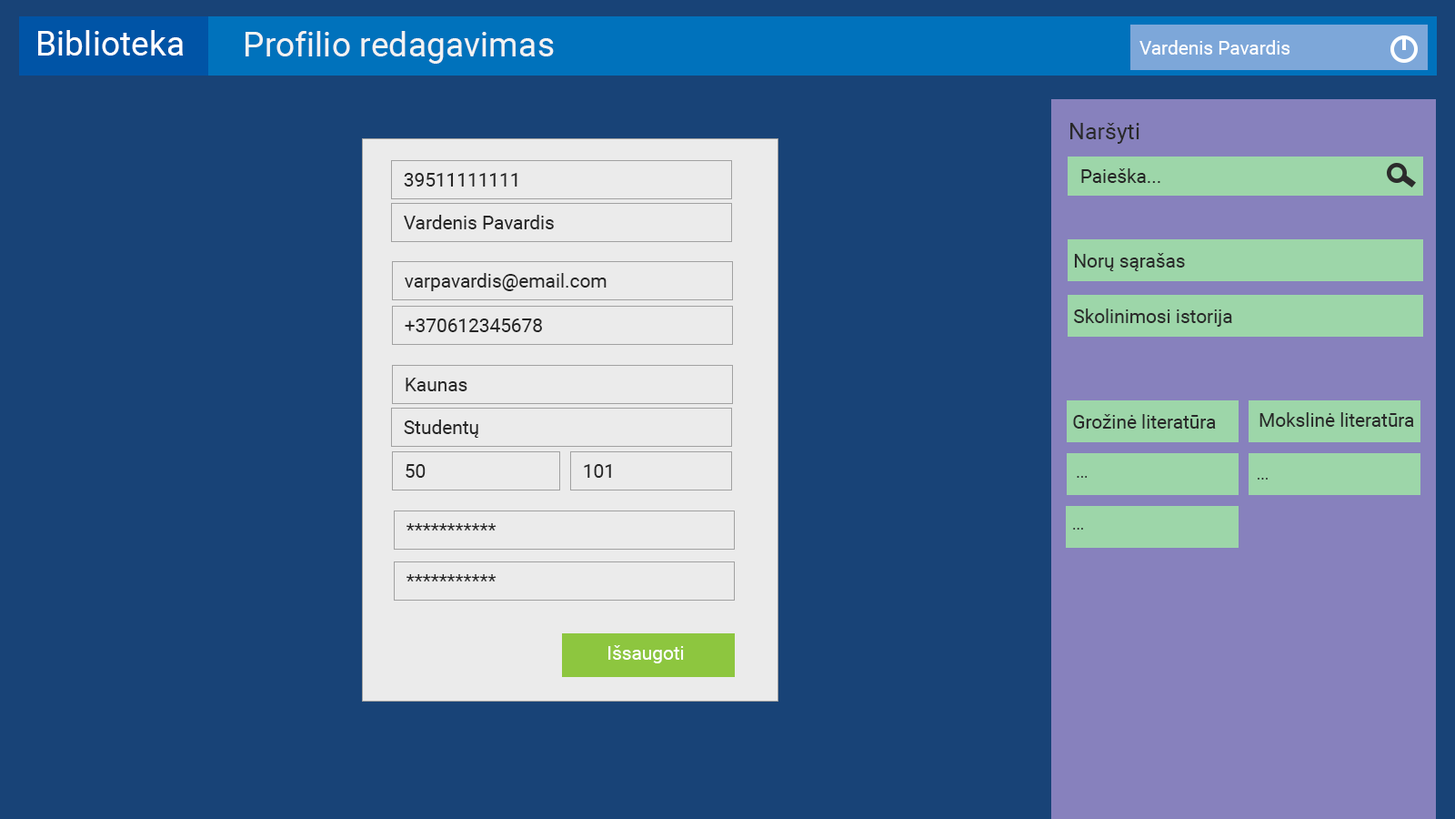
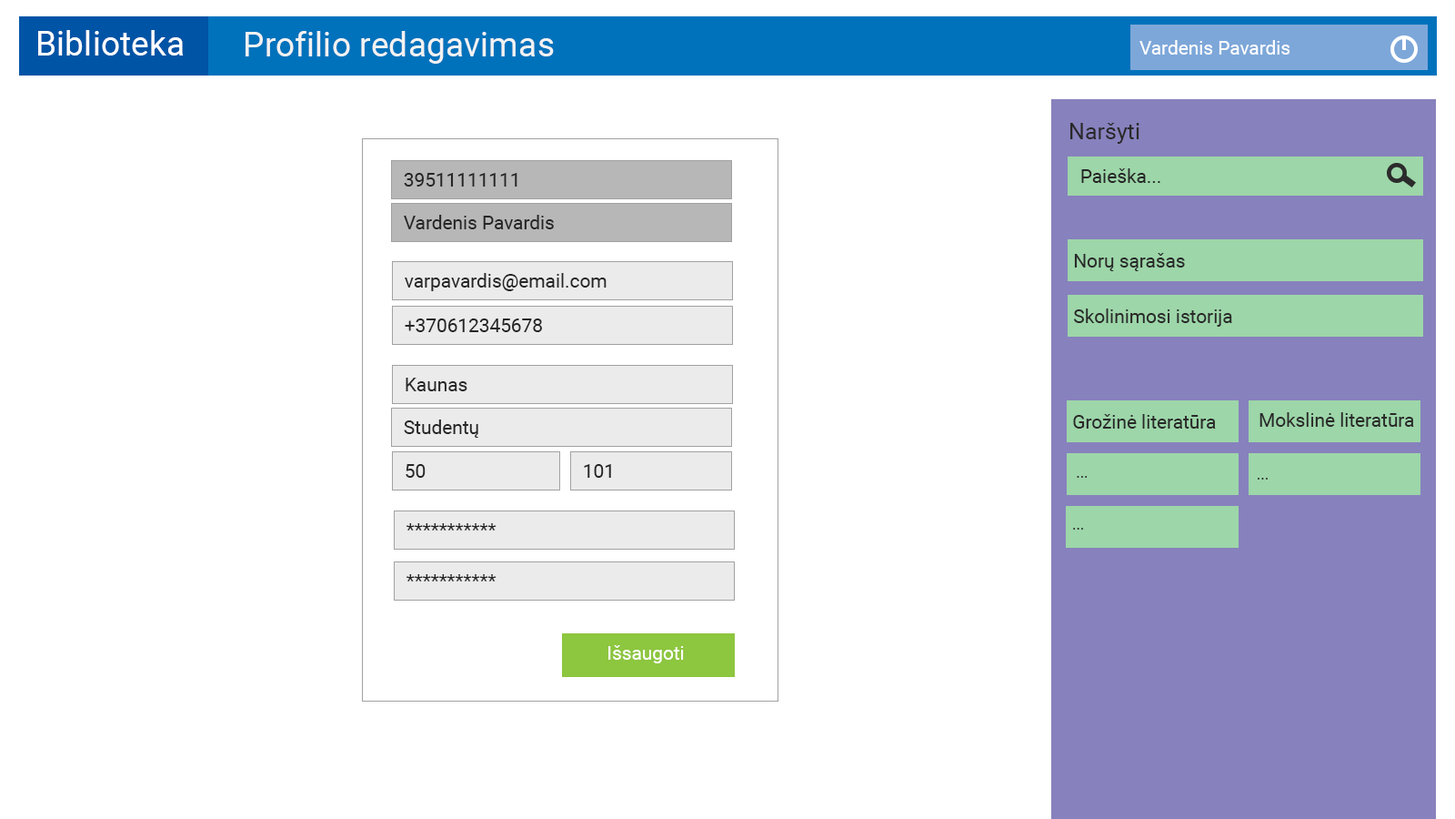
Comparing the layer stacks of the two 1455px x 819px images. Changes:
painted on "search rectangle" (2nd of 11, in "Biblioteka" › "asmens code") over 392, 160, 732, 199
painted on "search rectangle" (3rd of 11, in "Biblioteka" › "name surname") over 392, 203, 732, 242
painted on "Rectangle 21" over 362, 139, 778, 701
painted on "Layer 1" over 0, 0, 1455, 819
added layer "Layer 2" above "Background" over 0, 10, 1455, 819
